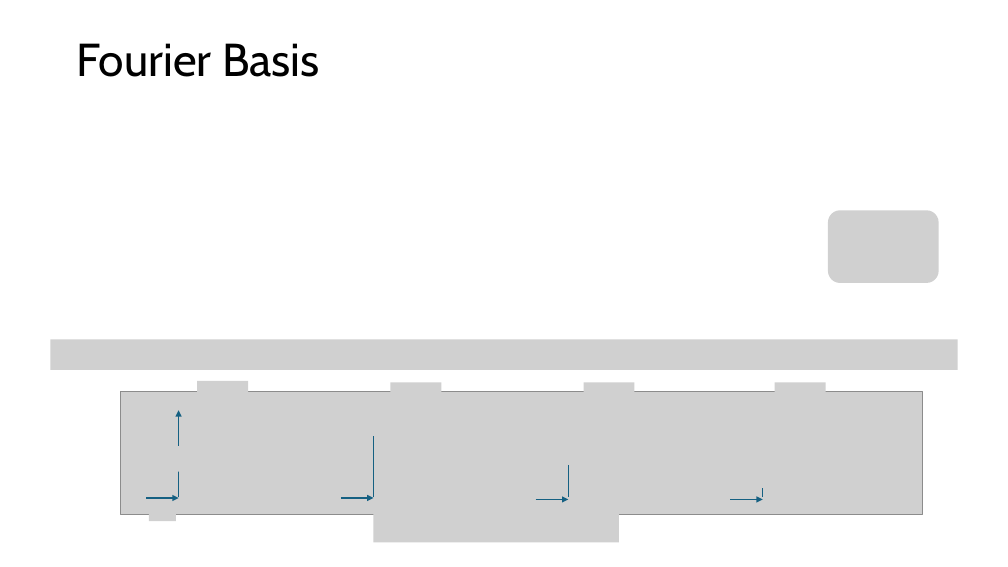
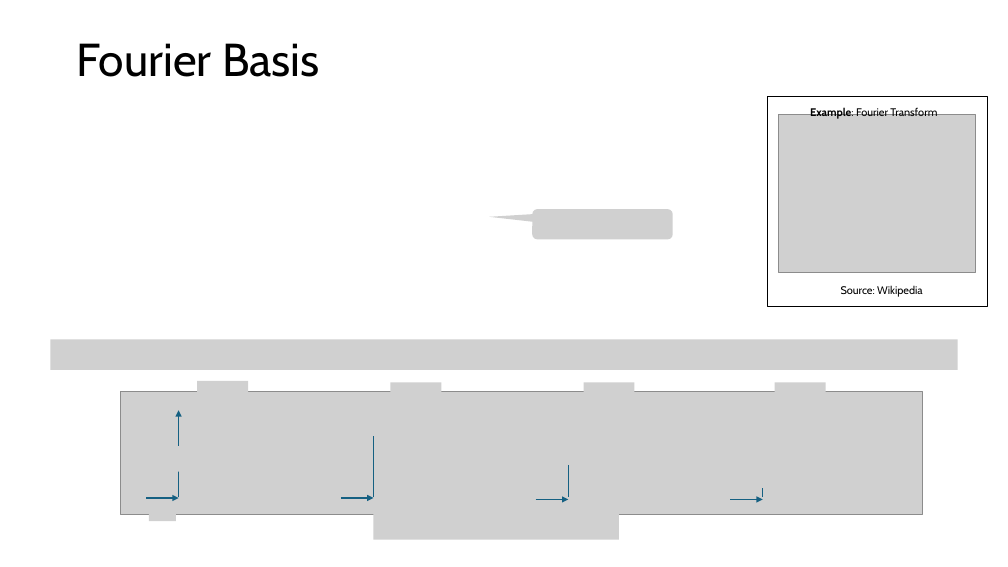
Before and after one commit to mhahsler/Introduction_to_Reinforcement_Learning, a slide deck: slide 22 of slides/Lecture_Chapter09.pptx. Drawn at 1008x567 pixels with LibreOffice and Linux fonts; fonts in the diff are those of the drawing; grey boxes stand for pictures. Boxes give left, top, right and bottom in pixels: in the first picture for what was removed or moved away, otherwise in the second. Text is boxed around its words. In the diff, an @@ line names an element or a change of style, - is before the commit and + after.

```diff
--- a/slides/Lecture_Chapter09.pptx
+++ b/slides/Lecture_Chapter09.pptx
@@ group added at box(768, 96, 988, 306): 2 texts, 1 picture, 1 rectangle @@
+Source: Wikipedia
+Example: Fourier Transform
@@ picture added at box(532, 209, 673, 240) @@
@@ picture removed at box(828, 210, 939, 283) @@
```
Also in this commit, not shown: 3 other slides changed, 23 other files.
